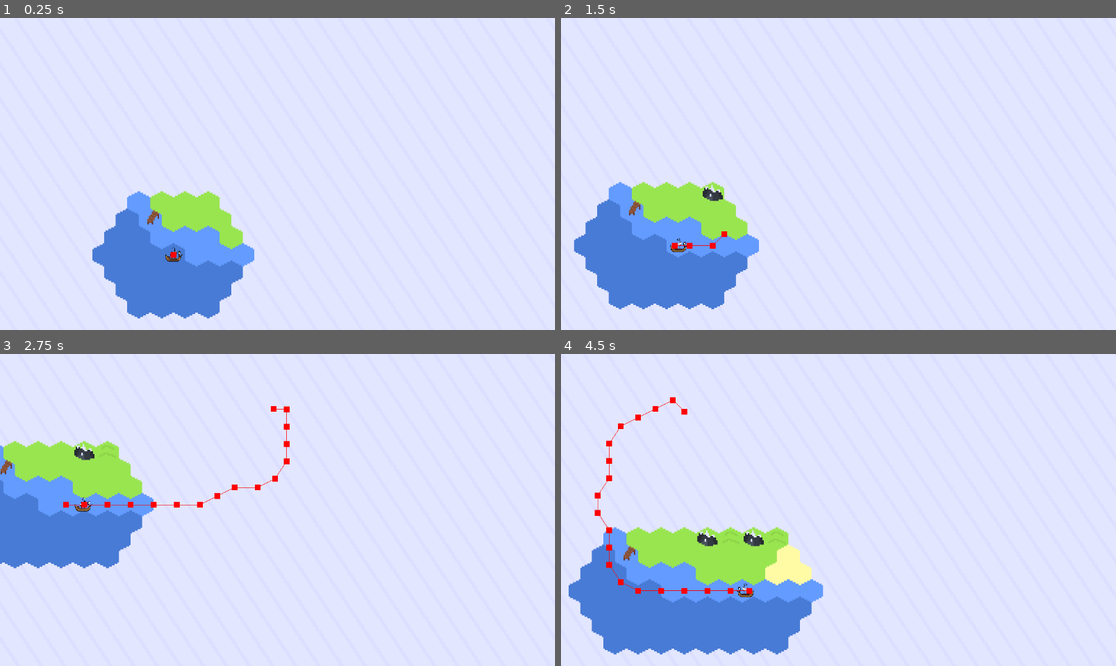
Above: before the commit, frames 1-4 (two rows, left to right).
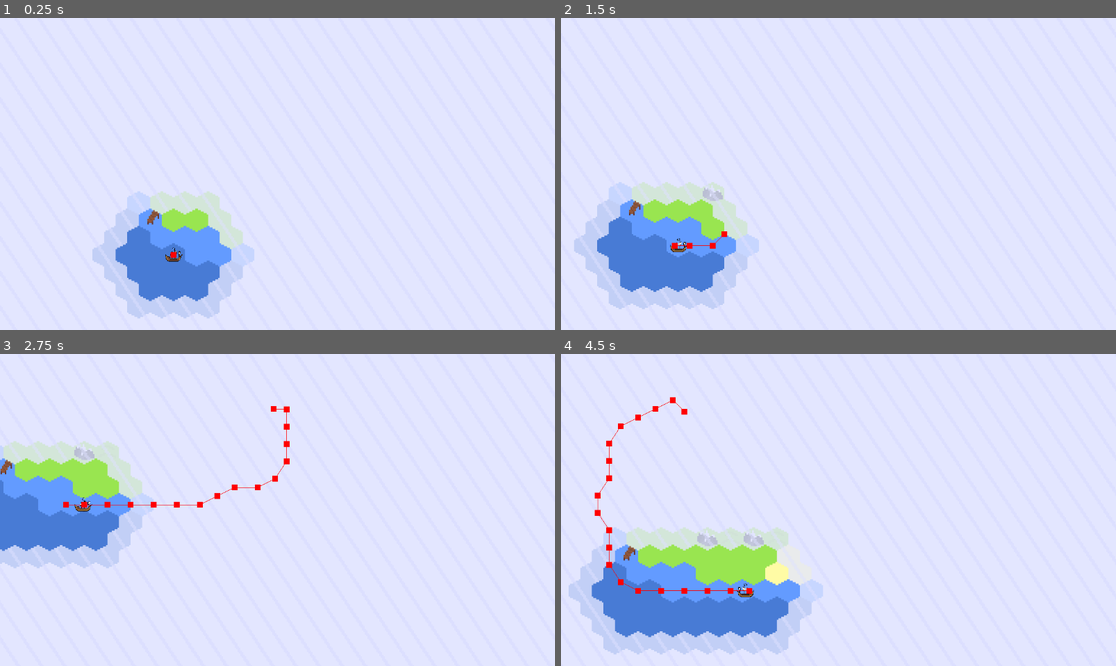
Above: after the commit, the same moments.

Repository: coderspark/voc-ding
Game: Godot game, scene res://Scenes/map_1.tscn
Two runs of this game, one before a commit and one after it. Both use one fixed random seed, a clock stepped at 60 frames per second and the inputs below.
Inputs (mouse positions are in pixels of both pictures, inside the frame that each line leads up to):
- Up to frame 1 (0.25 s): no input
- Up to frame 2 (1.5 s): tap Enter at 0.5 s; move the mouse to (960, 158) at 0.52 s; hold D (right) 0.53-1.28 s; click (960, 158) at 0.6 s; move the mouse to (727, 189) at 1.27 s; hold S (down) from 1.28 s (still down); click (727, 189) at 1.35 s
- Up to frame 3 (2.75 s): move the mouse to (333, 441) at 2.02 s; release S (down) at 2.03 s; hold D (right) from 2.03 s (still down); click (333, 441) at 2.1 s
- Up to frame 4 (4.5 s): move the mouse to (810, 572) at 2.77 s; release D (right) at 2.78 s; hold W (up) 2.78-3.53 s; click (810, 572) at 2.85 s; move the mouse to (1005, 556) at 3.52 s; hold A (left) from 3.53 s (still down); click (1005, 556) at 3.6 s; move the mouse to (672, 463) at 4.27 s; click (672, 463) at 4.35 s

The runs differ from the first frame. In frame 1, 4.3% of the frame differs, in the area x 16-46%, y 55-97%; in frame 2, 4.7%; in frame 3, 3.6%; in frame 4, 6.1%, in the area x 1-48%, y 55-97%.

Commit message:
small changes
max/min zoom on camera, edge fog semi-transparent

Diff:
--- a/Scenes/camera.gd
+++ b/Scenes/camera.gd
@@ -9,5 +9,9 @@
 	if event is InputEventMouseButton:
 		if event.button_index == MOUSE_BUTTON_WHEEL_UP:
 			$Camera.zoom *= 0.9
+			if $Camera.zoom.x < 0.5:
+				$Camera.zoom = Vector2(0.5,0.5)
 		elif event.button_index == MOUSE_BUTTON_WHEEL_DOWN:
 			$Camera.zoom *= 1.1
+			if $Camera.zoom.x > 15:
+				$Camera.zoom = Vector2(15,15)
--- a/Scenes/player.gd
+++ b/Scenes/player.gd
@@ -13,19 +13,23 @@
 	else:
 		$Sprite.flip_h = false
 	move_and_slide()
-	for cell in get_cells_around_player($"../Fog".local_to_map(global_position)):
-		$"../Fog".erase_cell(cell)
-
-
-
+	var a = get_cells_around_player($"../Fog".local_to_map(global_position))
+	for cell in a.keys():
+		print(a[cell])
+		if a[cell] == 0:
+			$"../Fog".erase_cell(cell)
+		elif not $"../Fog".get_cell_atlas_coords(cell) == Vector2i(-1,-1):
+			$"../Fog".set_cell(cell,0,Vector2i(15,1))
 func _on_terrain_click(pos:Vector2) -> void:
 	$Navigation.target_position = pos
 
 func get_cells_around_player(pos:Vector2i):
-	var out = []
+	var out = {}
 	for n in $"../Fog".get_surrounding_cells(pos):
+		out.set(n,0)
 		for x in  $"../Fog".get_surrounding_cells(n):
+			out.set(x,0)
 			for y in  $"../Fog".get_surrounding_cells(x):
 				if not y in out:
-					out.append(y)
+					out.set(y,1)
 	return out
--- a/Scenes/player.tscn
+++ b/Scenes/player.tscn
@@ -56,6 +56,8 @@
 path_desired_distance = 5.0
 navigation_layers = 4
 path_postprocessing = 1
+avoidance_enabled = true
+radius = 50.0
 avoidance_layers = 3
 avoidance_mask = 3
 debug_enabled = true
